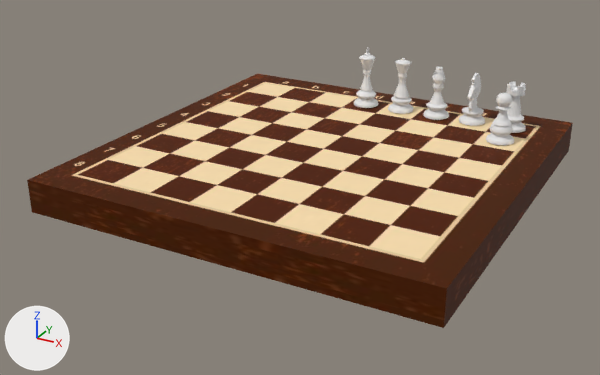
The Blender file chess_set.blend, before and after one commit.
Before and after are seen from a 50 mm lens placed at (1.77, -3.45, 1.66), pointed at (-0.05, -0.15, 0.0). The axes (+X, +Y, +Z) are drawn at lower left. The lights are the same throughout.

In view in the first picture: 'castle', 'elephant', 'horse', 'pawn', 'shah', 'table', 'vizier'.
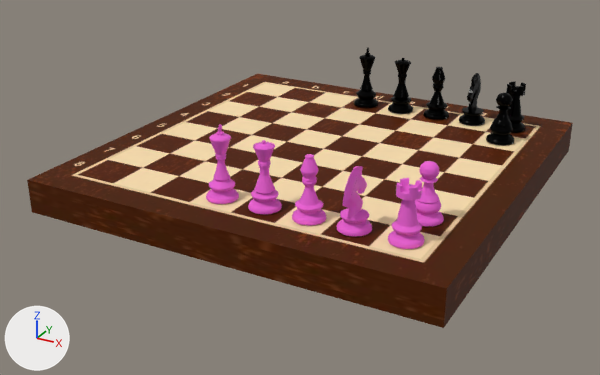
Changed parts and their boxes (x1, y1, x2, y2) in the pictures (600 x 375 px):
'rocks', added
    after: (206, 47, 526, 249)
'pawn', deleted
    before: (486, 93, 514, 145)
'vizier', deleted
    before: (388, 58, 413, 114)
'elephant', deleted
    before: (423, 67, 449, 120)
'shah', deleted
    before: (354, 47, 378, 108)
'horse', deleted
    before: (459, 73, 485, 126)
'castle', deleted
    before: (506, 81, 526, 133)

The change, as a list of edits to the scene's bpy script:
```text
Add img_pieces_roughness_png:
    img_pieces_roughness_png = load_image('pieces_roughness.png', 'texture/pieces_roughness.png', 4096, 4096, 'Non-Color')
Add img_pieces_albedo_png:
    img_pieces_albedo_png = load_image('pieces_albedo.png', 'texture/pieces_albedo.png', 4096, 4096, 'sRGB')
Add mat_pieces:
    mat_pieces = bpy.data.materials.new('pieces')
    # uses the picture img_pieces_albedo_png
    # uses the picture img_pieces_roughness_png
Add me_plane_001_1:
    me_plane_001_1.from_pydata(...)  # 12134 vertices, 11364 faces; spans x -0.54..0.41, y -0.61..4.3, z -2.65..0.21
    me_plane_001_1.materials.append(mat_pieces)
Remove ob_horse:
    ob_horse = bpy.data.objects.new('horse', me_plane)
    ob_horse.location = (0.52, 0.742, 0.316)
    ob_horse.rotation_euler = (0.0, 1.571, 0.0)  # degrees (0, 90, 0)
    ob_horse.scale = (0.347, 0.347, 0.347)
Remove ob_pawn:
    ob_pawn = bpy.data.objects.new('pawn', me_plane_001)
    ob_pawn.location = (0.739, -0.641, 0.316)
    ob_pawn.rotation_euler = (0.0, 1.571, 0.0)  # degrees (0, 90, 0)
    ob_pawn.scale = (0.347, 0.347, 0.347)
Remove ob_castle:
    ob_castle = bpy.data.objects.new('castle', me_plane_002)
    ob_castle.location = (0.74, 0.737, 0.205)
    ob_castle.rotation_euler = (0.0, 1.571, 0.0)  # degrees (0, 90, 0)
    ob_castle.scale = (0.347, 0.347, 0.347)
Remove ob_elephant:
    ob_elephant = bpy.data.objects.new('elephant', me_plane_003)
    ob_elephant.location = (0.316, 0.744, 0.205)
    ob_elephant.rotation_euler = (0.0, 1.571, 0.0)  # degrees (0, 90, 0)
    ob_elephant.scale = (0.347, 0.347, 0.347)
Remove ob_vizier:
    ob_vizier = bpy.data.objects.new('vizier', me_plane_004)
    ob_vizier.location = (0.104, 0.745, 0.205)
    ob_vizier.rotation_euler = (0.0, 1.571, 0.0)  # degrees (0, 90, 0)
    ob_vizier.scale = (0.347, 0.347, 0.347)
Remove ob_shah:
    ob_shah = bpy.data.objects.new('shah', me_plane_005)
    ob_shah.location = (-0.109, 0.74, 0.205)
    ob_shah.rotation_euler = (0.0, 1.571, 0.0)  # degrees (0, 90, 0)
    ob_shah.scale = (0.347, 0.347, 0.347)
Add ob_rocks:
    ob_rocks = bpy.data.objects.new('rocks', me_plane_001_1)
    ob_rocks.location = (0.739, -0.641, 0.316)
    ob_rocks.rotation_euler = (0.0, 1.571, 0.0)  # degrees (0, 90, 0)
    ob_rocks.scale = (0.347, 0.347, 0.347)
```
